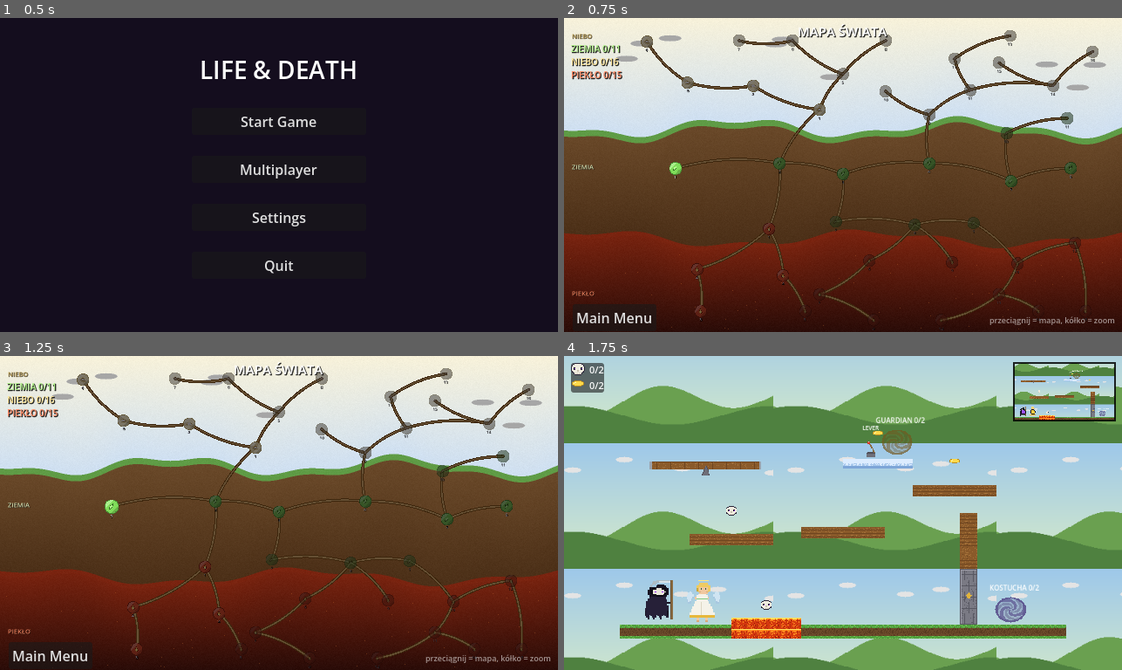
Above: before the commit, frames 1-4 (two rows, left to right).
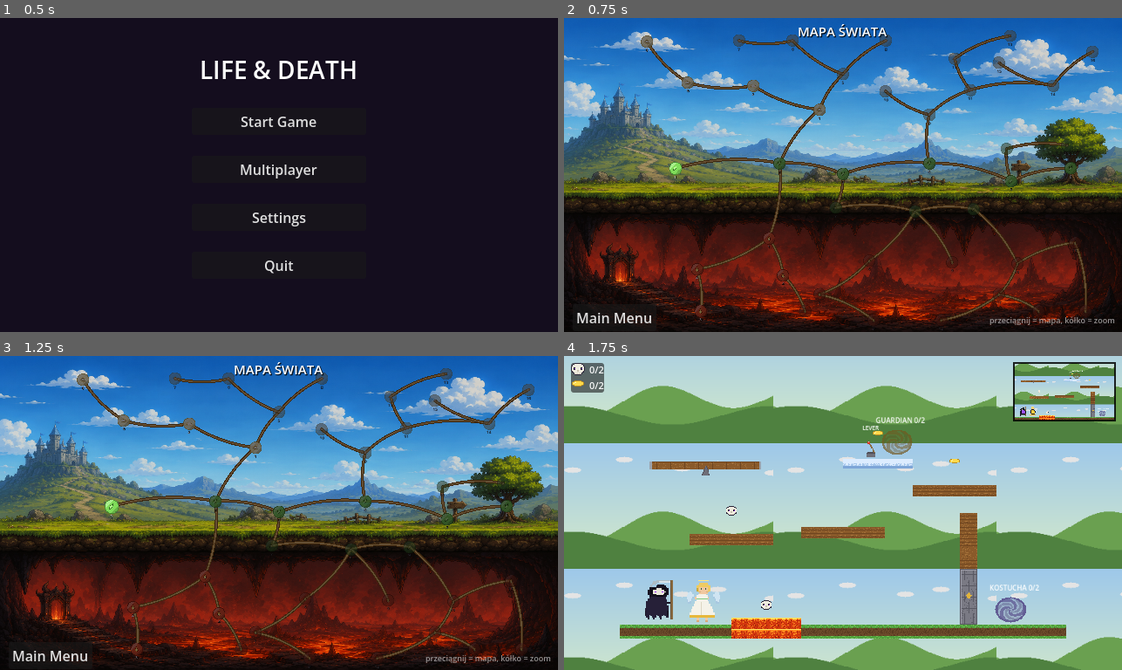
Above: after the commit, the same moments.

Repository: mionsek/life-death
Game: Godot game, scene res://scenes/ui/MainMenu.tscn
The game is run twice, just before and just after one commit, with the same random seed, the same clock (stepped at 60 frames per second) and the same inputs.
Inputs:
- Up to frame 1 (0.5 s): no input
- Up to frame 2 (0.75 s): click "Start Game" at 0.5 s
- Up to frame 3 (1.25 s): no input
- Up to frame 4 (1.75 s): click "1" at 1.25 s

Frame 1 is identical in both runs. In frame 2, 82% of the frame differs, in the area x 0-100%, y 0-100%; in frame 3, 82%; in frame 4, nothing differs.

Commit message:
feat: user's map background (bg1.png) wired in; zone captions removed
- World map now uses the hand-made background from
  assets/background/bg1.png (castle skyline / grass surface / lava cavern),
  stretched onto the 1280x720 canvas.
- Node rows nudged to the new band split: lower earth pocket into the dirt
  strip, upper pocket toward the horizon, Hell entry below the surface.
- Removed the zone caption labels and the per-zone progress counters
  (user feedback: unnecessary).

Co-Authored-By: Claude Opus 4.8 <noreply@anthropic.com>

Diff:
--- a/game/scripts/systems/level_manager.gd
+++ b/game/scripts/systems/level_manager.gd
@@ -60,11 +60,11 @@
 	{"zone": "earth", "index": 4, "pos": Vector2(838, 333), "next": [5, 29]},            # gateway: Heaven #2
 	{"zone": "earth", "index": 5, "pos": Vector2(1026, 374), "next": [6, 10]},           # gateway: upper-right pocket
 	{"zone": "earth", "index": 6, "pos": Vector2(1163, 345), "next": []},
-	{"zone": "earth", "index": 7, "pos": Vector2(624, 467), "next": [8]},                # sketch 25 (planned)
-	{"zone": "earth", "index": 8, "pos": Vector2(805, 474), "next": [9, 46, 49]},        # sketch 32 → Hell mid cluster
-	{"zone": "earth", "index": 9, "pos": Vector2(940, 470), "next": [50]},               # sketch 31 → Hell deep cluster
-	{"zone": "earth", "index": 10, "pos": Vector2(1015, 264), "next": [11]},             # sketch 20 (planned)
-	{"zone": "earth", "index": 11, "pos": Vector2(1155, 230), "next": []},               # sketch 21 (planned)
+	{"zone": "earth", "index": 7, "pos": Vector2(624, 435), "next": [8]},                # sketch 25 (planned)
+	{"zone": "earth", "index": 8, "pos": Vector2(805, 443), "next": [9, 46, 49]},        # sketch 32 → Hell mid cluster
+	{"zone": "earth", "index": 9, "pos": Vector2(940, 438), "next": [50]},               # sketch 31 → Hell deep cluster
+	{"zone": "earth", "index": 10, "pos": Vector2(1015, 300), "next": [11]},             # sketch 20 (planned)
+	{"zone": "earth", "index": 11, "pos": Vector2(1155, 292), "next": []},               # sketch 21 (planned)
 	# --- Heaven (top band; the further up-right, the harder for the Reaper) ---
 	{"zone": "heaven", "index": 1, "pos": Vector2(586, 210), "next": [22, 25]},          # sketch 7  = Heaven_01
 	{"zone": "heaven", "index": 2, "pos": Vector2(434, 155), "next": [23]},              # sketch 8  = Heaven_02
@@ -83,7 +83,7 @@
 	{"zone": "heaven", "index": 15, "pos": Vector2(998, 103), "next": []},               # sketch 23
 	{"zone": "heaven", "index": 16, "pos": Vector2(1213, 77), "next": []},               # sketch 24
 	# --- Hell (bottom band; the deeper, the harder for the Guardian) ---
-	{"zone": "hell", "index": 1, "pos": Vector2(470, 483), "next": [42, 44]},            # sketch 26 = Hell_01
+	{"zone": "hell", "index": 1, "pos": Vector2(470, 505), "next": [42, 44]},            # sketch 26 = Hell_01
 	{"zone": "hell", "index": 2, "pos": Vector2(305, 576), "next": [43]},                # sketch 27 = Hell_02
 	{"zone": "hell", "index": 3, "pos": Vector2(314, 672), "next": []},                  # sketch 28 = Hell_03
 	{"zone": "hell", "index": 4, "pos": Vector2(503, 590), "next": [45]},                # sketch 29 = Hell_04
--- a/game/scripts/ui/level_select.gd
+++ b/game/scripts/ui/level_select.gd
@@ -7,7 +7,7 @@
 # next level to play. Completing a level lights up its successors, exactly as
 # defined in LevelManager.LEVEL_GRAPH.
 
-const MAP_BG := preload("res://assets/gen/ui/map_bg.png")
+const MAP_BG := preload("res://assets/background/bg1.png")
 const NODE_TEXTURES := {
 	"earth": preload("res://assets/gen/ui/node_earth.png"),
 	"heaven": preload("res://assets/gen/ui/node_heaven.png"),
@@ -33,7 +33,6 @@
 	$BtnBack.pressed.connect(_on_back_pressed)
 	_build_canvas()
 	_canvas.scale = Vector2(_zoom, _zoom)
-	_build_zone_progress()
 	_center_on_next_level.call_deferred()
 
 
@@ -50,6 +49,8 @@
 
 	var bg := TextureRect.new()
 	bg.texture = MAP_BG
+	bg.expand_mode = TextureRect.EXPAND_IGNORE_SIZE
+	bg.stretch_mode = TextureRect.STRETCH_SCALE
 	bg.size = CANVAS_SIZE
 	bg.mouse_filter = Control.MOUSE_FILTER_IGNORE
 	_canvas.add_child(bg)
@@ -62,7 +63,6 @@
 					LevelManager.get_level_status(next_id) != "locked")
 	for data in LevelManager.get_all_levels():
 		_add_node(data)
-	_add_zone_captions()
 
 
 # Adds one curved two-tone path between two nodes (dark outline under gold).
@@ -149,48 +149,6 @@
 		.set_trans(Tween.TRANS_SINE).set_ease(Tween.EASE_IN_OUT)
 
 
-# Zone captions painted on the canvas near each band.
-func _add_zone_captions() -> void:
-	for def in [["NIEBO", Vector2(18, 30), Color(0.75, 0.62, 0.3, 0.9)],
-			["ZIEMIA", Vector2(18, 330), Color(0.9, 0.95, 0.75, 0.9)],
-			["PIEKŁO", Vector2(18, 620), Color(1.0, 0.55, 0.4, 0.9)]]:
-		var lbl := Label.new()
-		lbl.text = def[0]
-		lbl.position = def[1]
-		lbl.add_theme_font_size_override("font_size", 15)
-		lbl.add_theme_color_override("font_color", def[2])
-		lbl.add_theme_color_override("font_shadow_color", Color(0, 0, 0, 0.7))
-		lbl.add_theme_constant_override("shadow_offset_y", 1)
-		lbl.mouse_filter = Control.MOUSE_FILTER_IGNORE
-		_canvas.add_child(lbl)
-
-
-# ------------------------------------------------------- fixed UI overlays ---
-
-# Per-zone completion counters pinned to the screen's top-left.
-func _build_zone_progress() -> void:
-	var box := VBoxContainer.new()
-	box.name = "ZoneProgress"
-	box.position = Vector2(8, 28)
-	box.add_theme_constant_override("separation", 1)
-	add_child(box)
-	for def in [["earth", "ZIEMIA", Color(0.7, 0.95, 0.55)],
-			["heaven", "NIEBO", Color(1.0, 0.9, 0.6)],
-			["hell", "PIEKŁO", Color(1.0, 0.55, 0.4)]]:
-		var done := 0
-		var levels := LevelManager.get_zone_levels(def[0])
-		for data in levels:
-			if data.completed:
-				done += 1
-		var lbl := Label.new()
-		lbl.text = "%s %d/%d" % [def[1], done, levels.size()]
-		lbl.add_theme_font_size_override("font_size", 10)
-		lbl.add_theme_color_override("font_color", def[2])
-		lbl.add_theme_color_override("font_shadow_color", Color(0, 0, 0, 0.8))
-		lbl.add_theme_constant_override("shadow_offset_y", 1)
-		box.add_child(lbl)
-
-
 # ---------------------------------------------------------- pan & zoom ------
 
 # Drag to pan; mouse wheel to zoom around the cursor.
Binary file added: game/assets/background/bg1.png
